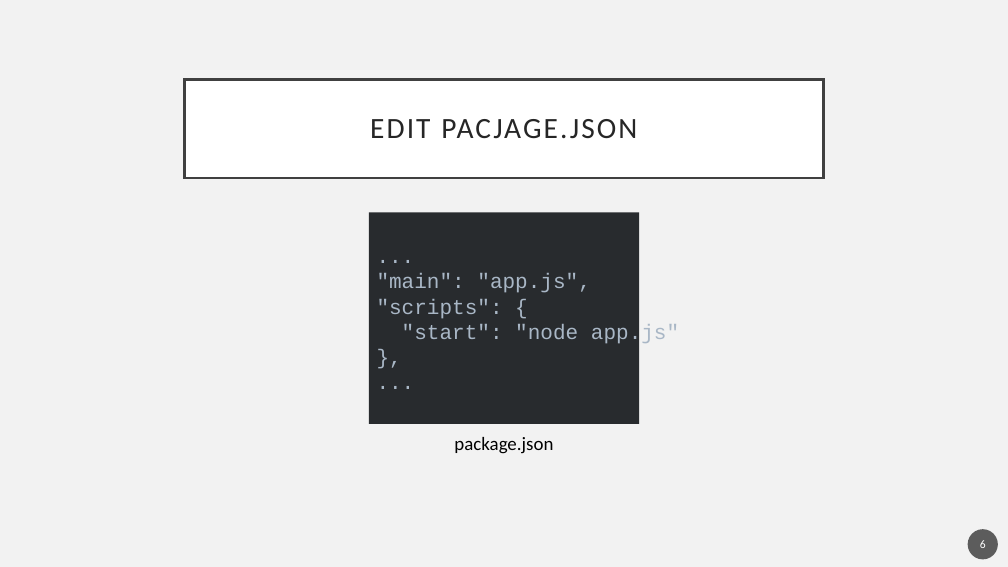
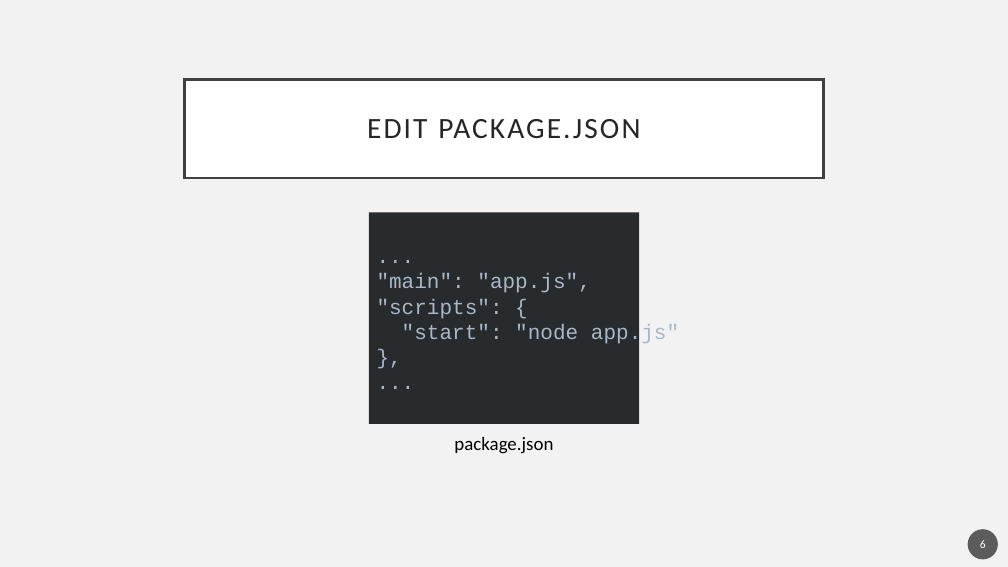
Before and after one commit to YehoonLee3/ChatBotCourse, a slide deck: slide 6 of 1-3 Make Echo Bot.pptx. Drawn at 1008x567 pixels with LibreOffice and Linux fonts; fonts in the diff are those of the drawing. Boxes give left, top, right and bottom in pixels: in the first picture for what was removed or moved away, otherwise in the second. Text is boxed around its words. In the diff, an @@ line names an element or a change of style, - is before the commit and + after.

```diff
--- a/1-3 Make Echo Bot.pptx
+++ b/1-3 Make Echo Bot.pptx
@@ title at (x1=367, y1=119, x2=640, y2=138): text changed @@
-EDIT PACJAGE.JSON
+EDIT PACKAGE.JSON
```
Also in this commit, not shown: 2 other slides changed, 4 other files.
